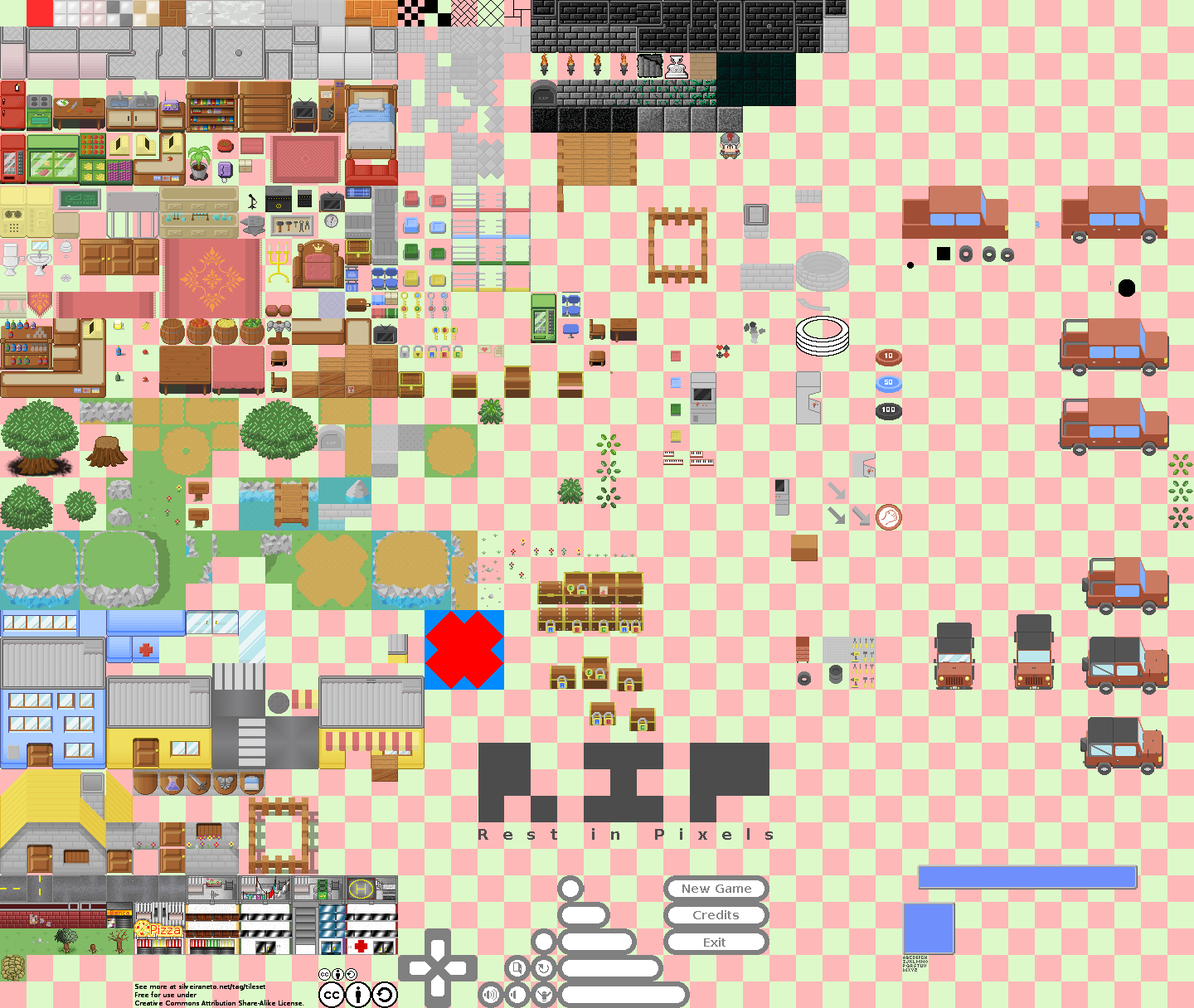
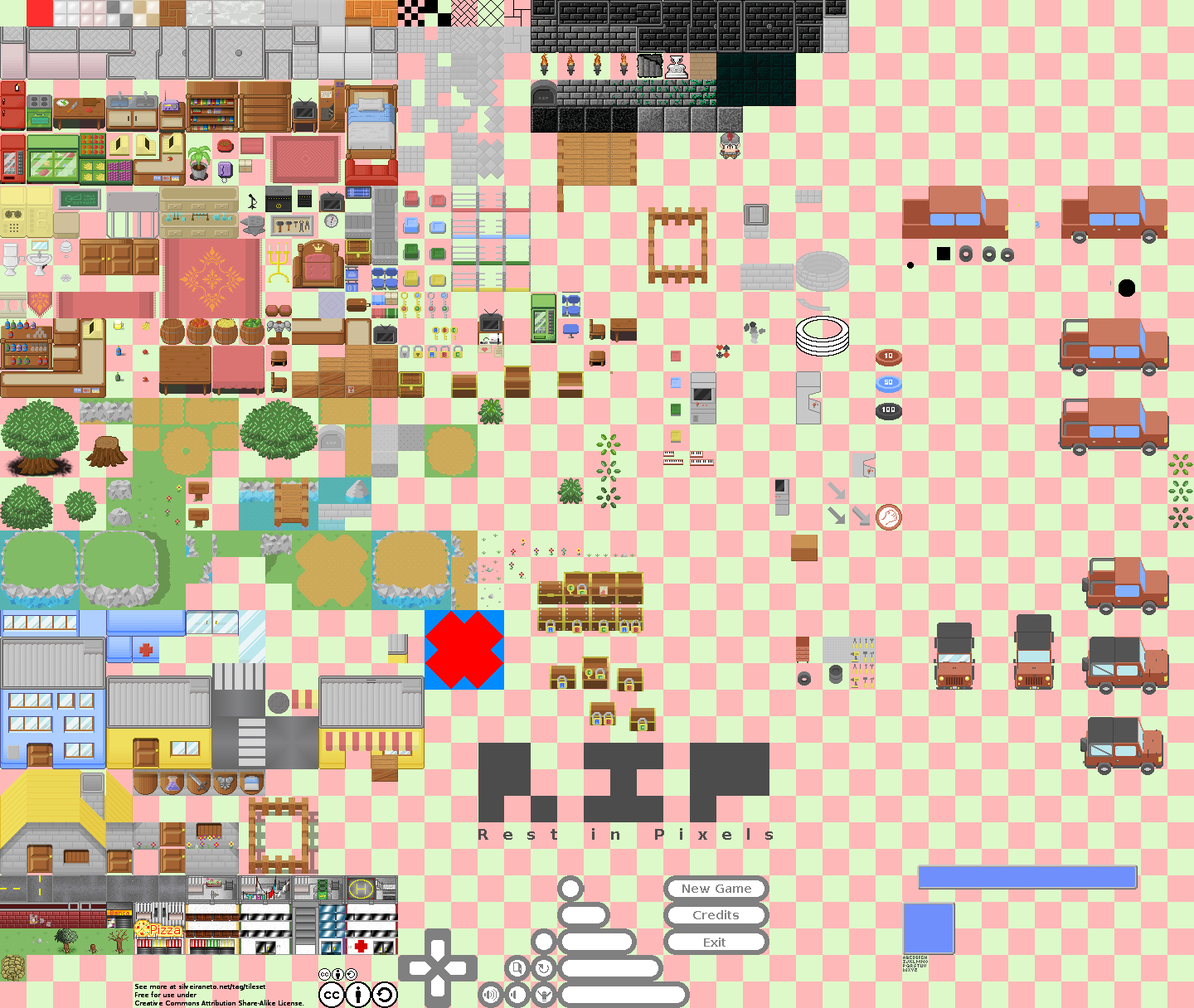
Before/after of a 1194 × 1008 layered artwork. What changed in the layer stack:
painted on "Background copy" over [477, 309, 505, 345]
